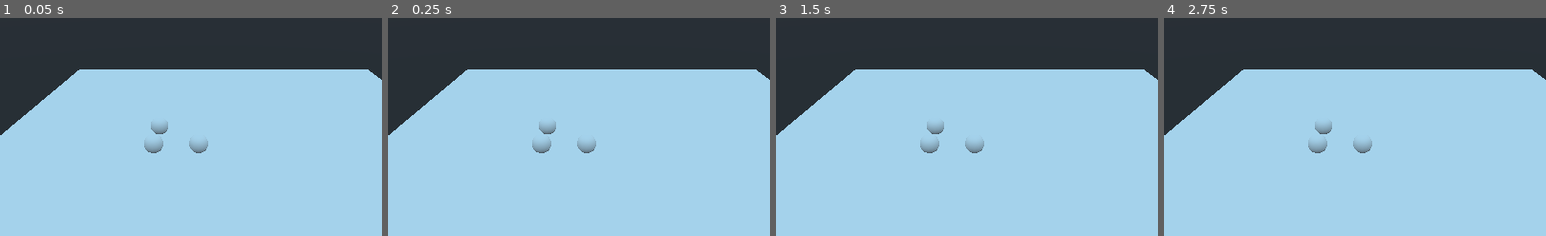
Above: before the commit, frames 1-4 (left to right).
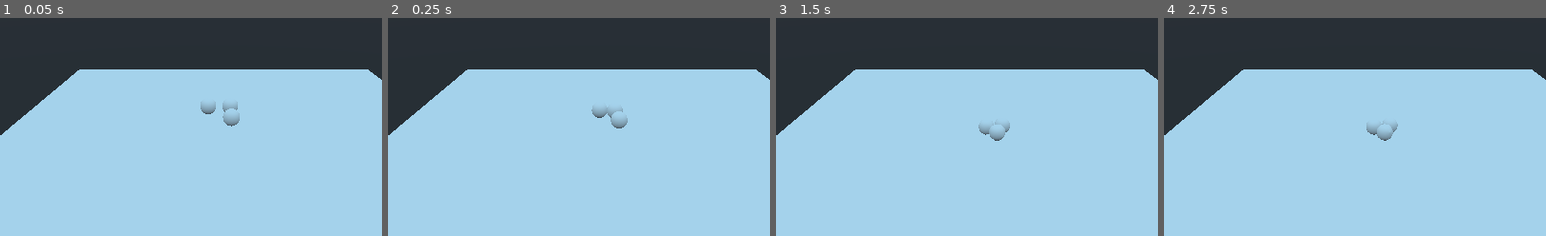
Above: after the commit, the same moments.

Repository: bentles/Particles
Game: Godot game, scene res://TestWorld.tscn
The game is run twice, just before and just after one commit, with the same random seed, the same clock (stepped at 60 frames per second) and the same inputs.
Inputs:
- Up to frame 1 (0.05 s): no input
- Up to frame 2 (0.25 s): no input
- Up to frame 3 (1.5 s): no input
- Up to frame 4 (2.75 s): tap Enter at 2 s
The pictures show only the part of the screen within x 22-72%, y 16-66%; the shares and areas given below are measured in that part.

The runs differ from the first frame. In frame 1, 1.0% of the frame differs, in the area x 37-63%, y 38-63%; in frame 2, 1.0%; in frame 3, 0.9%; in frame 4, 0.9%.

Commit message:
find out how to scale things nicely

Diff:
--- a/Particle/Particle.gd
+++ b/Particle/Particle.gd
@@ -36,9 +36,7 @@
 		size_state = percent
 
 	var size = 1 + size_factor * size_state
-	self.scale.x = size;
-	self.scale.y = size;
-	self.scale.z = size;
+	# figure out how to scale properly
 
 func _expand():
 	_act(State.STATE_IDLE, State.STATE_EXPANDING)
@@ -46,7 +44,7 @@
 func _contract():
 	_act(State.STATE_EXPANDED, State.STATE_CONTRACTING)
 
-var rng = RandomNumberGenerator.new()
+# var rng = RandomNumberGenerator.new()
 # Called when the node enters the scene tree for the first time.
 func _ready():
 	pass
@@ -70,6 +68,9 @@
 	_process_state(delta)
 
 	_resize_model()
+
+
+
 	# assume for now all particles are the same mass so i just pick a
 	# value for G*m1*m2
 
@@ -82,6 +83,14 @@
 	for body in overlapping:
 		if body != self: #not myself lol
 			var bodylist = [body.global_transform.origin]
+			if body.is_in_group("Muscle"):
+				bodylist = body.get_offsets()
+				for body3 in bodylist:
+					var rsq = self.global_transform.origin.distance_squared_to(body3)
+					var r3 = self.global_transform.origin.direction_to(body3)
+
+					var acc3 = r3 * (body.fmass * self.fmass)/(rsq)
+					totalInstAcc -= acc3 #repel the middle of the muscle
 
 			var biggestEffect = Vector3.ZERO
 			for body3 in bodylist:
@@ -93,4 +102,3 @@
 
 			totalInstAcc += biggestEffect
 	self.add_central_force(totalInstAcc)
-	pass
--- a/TestWorld.tscn
+++ b/TestWorld.tscn
@@ -5,18 +5,6 @@
 [sub_resource type="BoxShape" id=1]
 
 [node name="TestWorld" type="Spatial"]
-
-[node name="Particle2" parent="." instance=ExtResource( 1 )]
-transform = Transform( 1, 0, 0, 0, 1, 0, 0, 0, 1, -4.08465, 2.31354, 4.11821 )
-
-[node name="Particle3" parent="." instance=ExtResource( 1 )]
-transform = Transform( 1, 0, 0, 0, 1, 0, 0, 0, 1, -1.78079, 2.31354, 4.11821 )
-
-[node name="Particle5" parent="." instance=ExtResource( 1 )]
-transform = Transform( 1, 0, 0, 0, 1, 0, 0, 0, 1, -4.07388, 2.31354, 2.05095 )
-
-[node name="Particle6" parent="." instance=ExtResource( 1 )]
-transform = Transform( 1, 0, 0, 0, 1, 0, 0, 0, 1, -4.08465, 2.31354, 2.05095 )
 
 [node name="Camera" type="Camera" parent="."]
 transform = Transform( 1, 0, 0, 0, 0.838652, 0.544668, 0, -0.544668, 0.838652, -1, 10.3466, 18.3813 )
@@ -33,3 +21,12 @@
 width = 30.0
 height = 1.0
 depth = 30.0
+
+[node name="Particle" parent="." instance=ExtResource( 1 )]
+transform = Transform( 1, 0, 0, 0, 1, 0, 0, 0, 1, 0, 2.64662, 1.64946 )
+
+[node name="Particle2" parent="." instance=ExtResource( 1 )]
+transform = Transform( 1, 0, 0, 0, 1, 0, 0, 0, 1, -1.35048, 2.64662, 0 )
+
+[node name="Particle3" parent="." instance=ExtResource( 1 )]
+transform = Transform( 1, 0, 0, 0, 1, 0, 0, 0, 1, 0, 2.64662, 0 )
